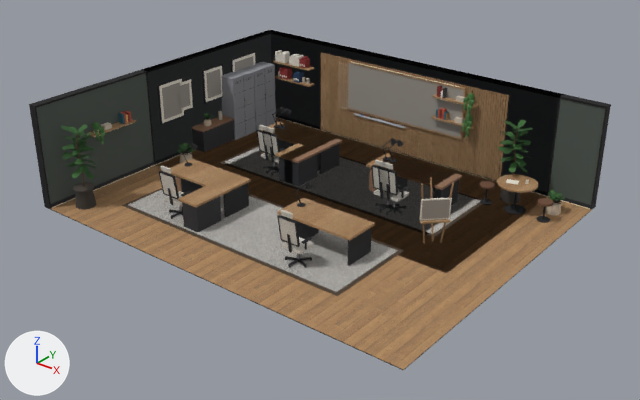
Renders of the glTF model src/web/assets/office/office.gltf from each side of a commit.
Both versions are drawn from a 50 mm lens placed at (18.07, -20.13, 10.45), pointed at (5.73, -4.7, 0.88). Lighting does not change. The marker at lower left points along +X, +Y and +Z. The picture after the commit comes second.

The first picture shows 'leds_design', 'room_design', 'room_office' and 1 more.
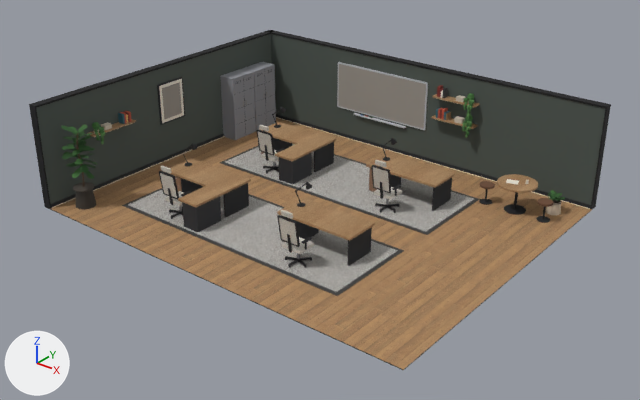
Where the change shows, as pixel boxes [x1, y1, x2, y2] in the pictures (640 x 400 px):
'room_design', deleted
    before: [143, 30, 564, 273]
    faces in mat_oak: [274, 52, 509, 244]
    faces in mat_solid: [180, 50, 520, 237]
    faces in mat_decal: [177, 56, 464, 219]
    faces in mat_wall_design: [148, 34, 558, 191]
    faces in mat_floor: [155, 118, 546, 273]
'leds_design', deleted
    before: [158, 62, 544, 196]

The change in detail:
Object 'leds_design' (ob_leds_design) is deleted.
Object 'room_design' (ob_room_design) is deleted.
